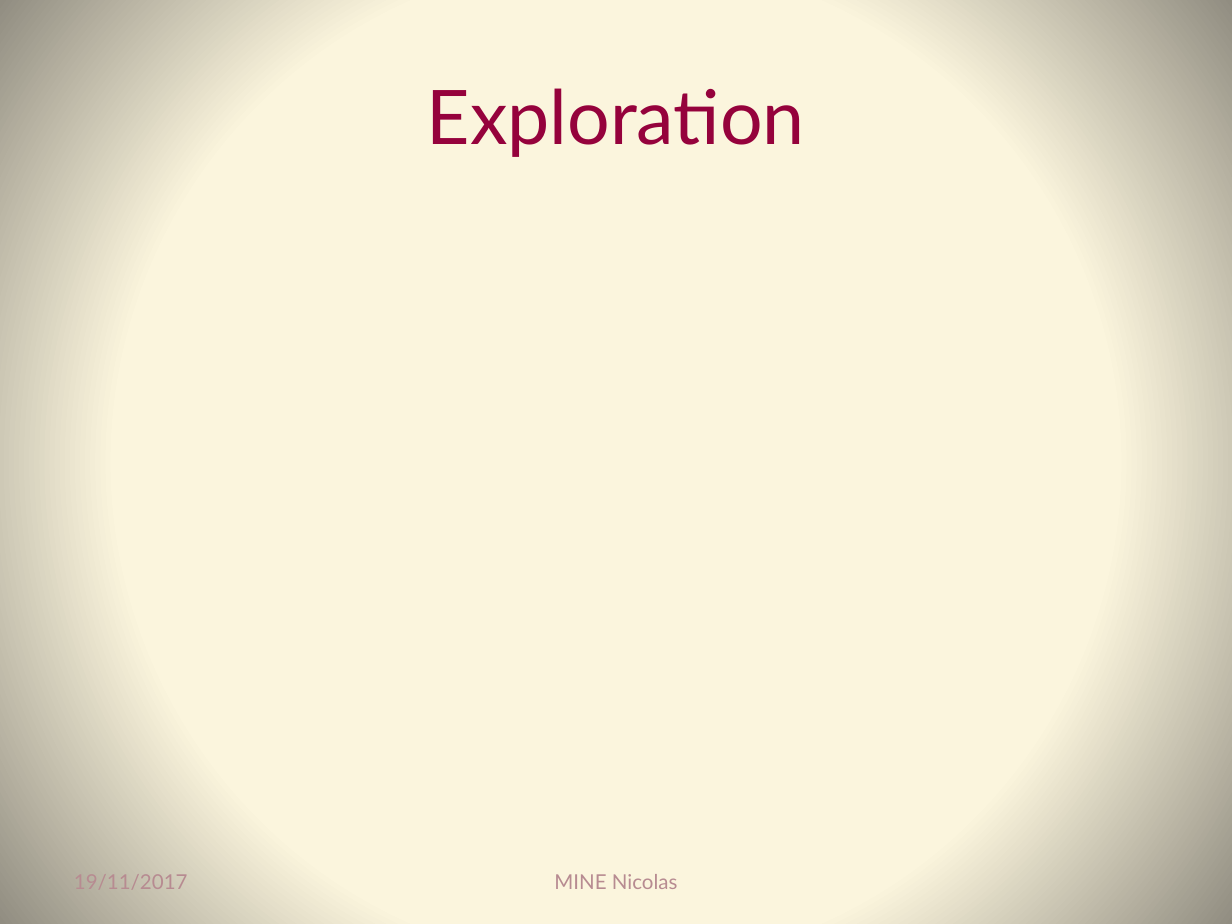
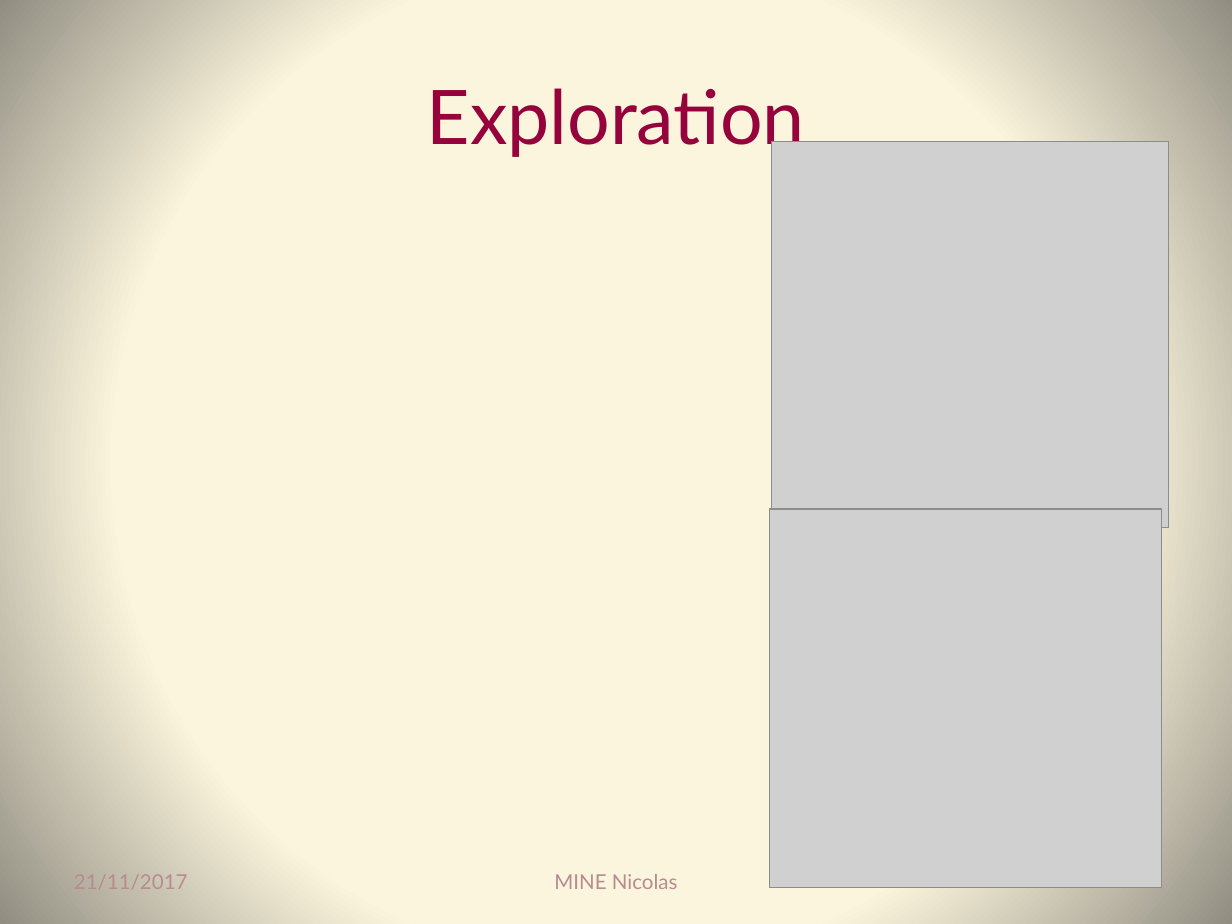
Before and after one commit to Coni63/OC_DS, a slide deck: slide 7 of Projet 4 - retard avion/Presentation-projet_4.pptx. Drawn at 1232x924 pixels with LibreOffice and Linux fonts; fonts in the diff are those of the drawing; grey boxes stand for pictures. Boxes give left, top, right and bottom in pixels: in the first picture for what was removed or moved away, otherwise in the second. Text is boxed around its words. In the diff, an @@ line names an element or a change of style, - is before the commit and + after.

```diff
--- a/Projet 4 - retard avion/Presentation-projet_4.pptx
+++ b/Projet 4 - retard avion/Presentation-projet_4.pptx
@@ picture added at <box>771,142,1168,527</box> @@
@@ picture added at <box>770,509,1162,887</box> @@
@@ text at <box>74,874,188,889</box>: text changed @@
-19/11/2017
+21/11/2017
```
Also in this commit, not shown: 6 other slides changed, 13 slides added, 3 other files.
